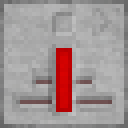
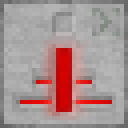
Layers edited between the first and the second 128 × 128 image:
renamed "powered_repeater_line_stone" to "on_repeater_line_stone", showed it over [32, 16, 104, 124]
renamed "powered_repeater_lines" to "on_repeater_lines", showed it over [20, 80, 112, 104]
renamed "powered_DE_logo" to "on_DE_logo", showed it over [92, 8, 120, 36]
renamed "repeater_line" to "off_repeater_line", hid it over [56, 48, 72, 112]
